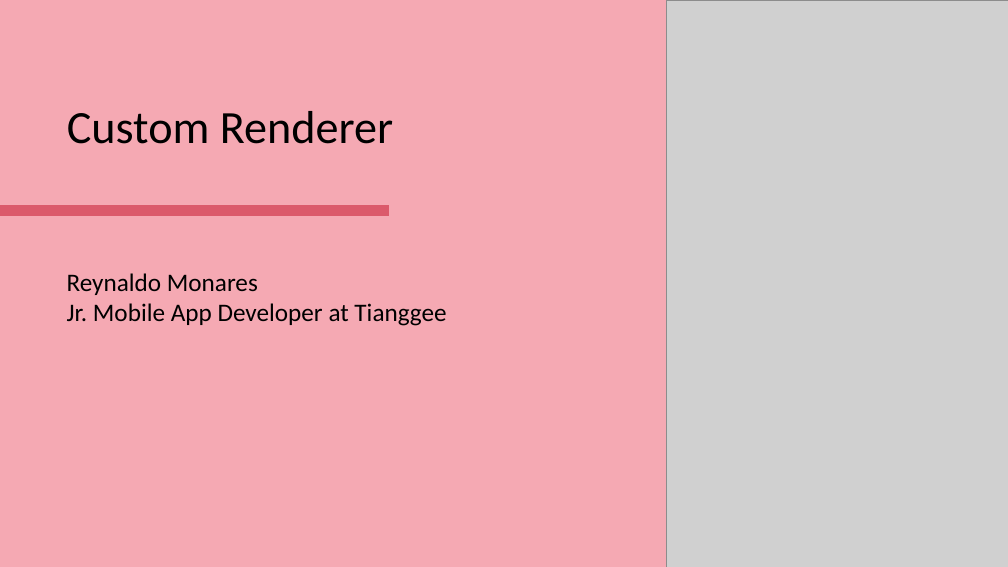
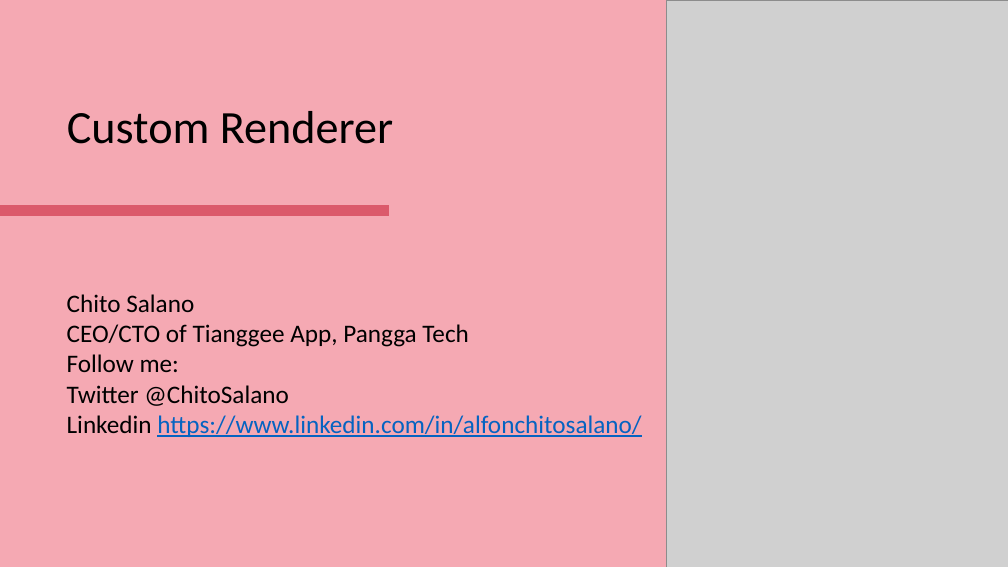
Before and after one commit to HopePH/Playground, a slide deck: slide 1 of PPT/JavaToNet/CustomRenderer.30mins.pptx. Drawn at 1008x567 pixels with LibreOffice and Linux fonts; fonts in the diff are those of the drawing; grey boxes stand for pictures. Boxes give left, top, right and bottom in pixels: in the first picture for what was removed or moved away, otherwise in the second. Text is boxed around its words. In the diff, an @@ line names an element or a change of style, - is before the commit and + after.

```diff
--- a/PPT/JavaToNet/CustomRenderer.30mins.pptx
+++ b/PPT/JavaToNet/CustomRenderer.30mins.pptx
@@ text removed at bbox=[67, 273, 446, 326] @@
-Reynaldo Monares
-Jr. Mobile App Developer at Tianggee
@@ text added at bbox=[67, 294, 641, 437], 24 pt, text #000000 @@
+Chito Salano
+CEO/CTO of Tianggee App, Pangga Tech
+Follow me:
+Twitter @ChitoSalano
+Linkedin https://www.linkedin.com/in/alfonchitosalano/
```
Also in this commit, not shown: 1 other slide changed, 1 other file.
